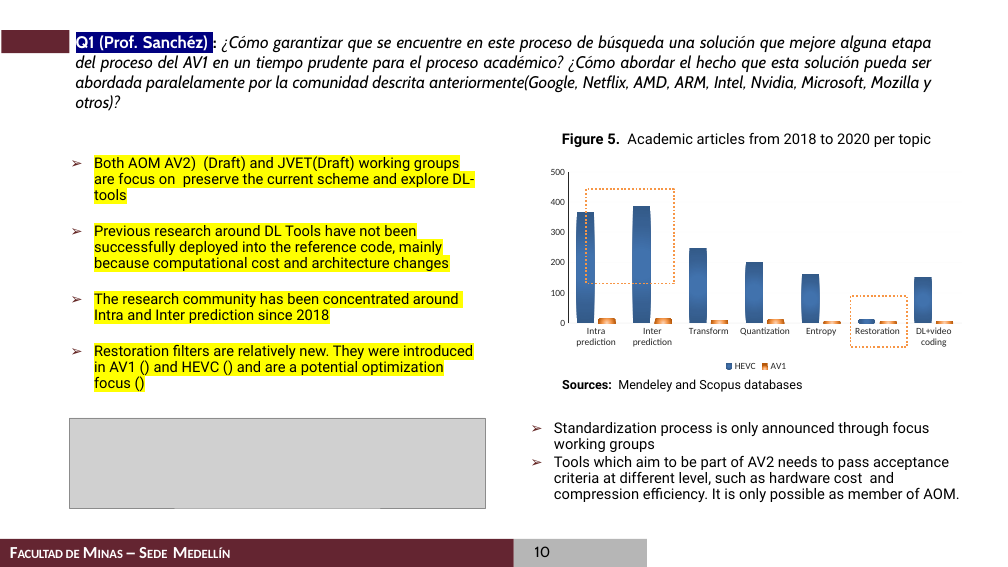
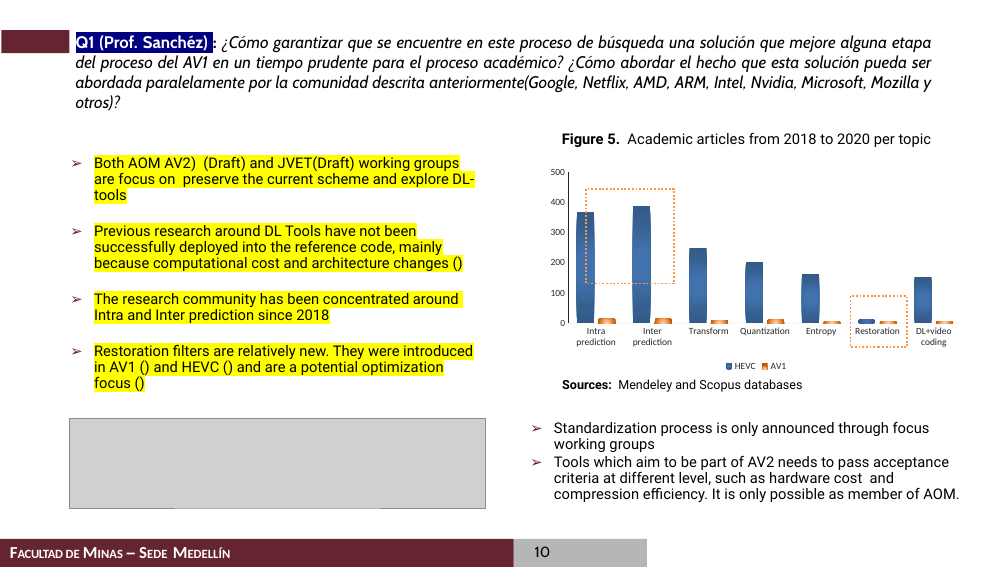
Before and after one commit to casalazarh/Examen-de-Calificacion-2020, a slide deck: slide 10 of presentation/Examen de Calificacion de Doctorado_Carlos_Alberto_Salazar.pptx. Drawn at 1008x567 pixels with LibreOffice and Linux fonts; fonts in the diff are those of the drawing; grey boxes stand for pictures; background and template pictures are left out. Boxes give left, top, right and bottom in pixels: in the first picture for what was removed or moved away, otherwise in the second. Text is boxed around its words. In the diff, an @@ line names an element or a change of style, - is before the commit and + after.

```diff
--- a/presentation/Examen de Calificacion de Doctorado_Carlos_Alberto_Salazar.pptx
+++ b/presentation/Examen de Calificacion de Doctorado_Carlos_Alberto_Salazar.pptx
@@ text at [94, 222, 449, 271]: text changed @@
-  ➢ Previous research around DL Tools have not been successfully deployed into the reference code, mainly because computational cost and architecture changes
+  ➢ Previous research around DL Tools have not been successfully deployed into the reference code, mainly because computational cost and architecture changes ()
```
Also in this commit, not shown: 6 other slides changed.
